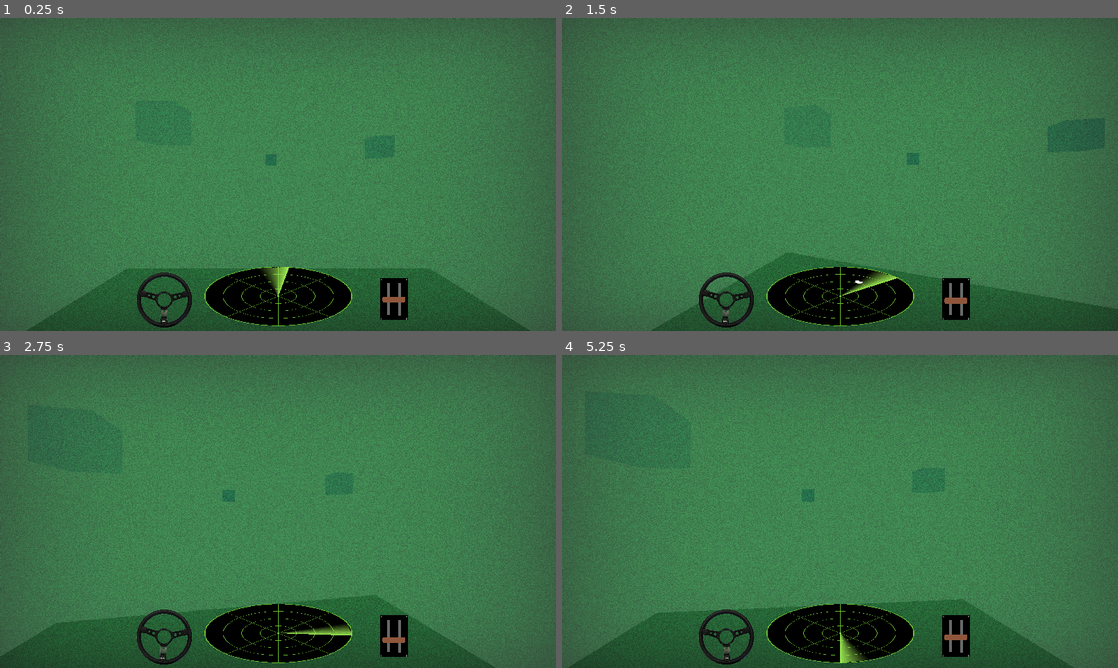
Above: before the commit, frames 1-4 (two rows, left to right).
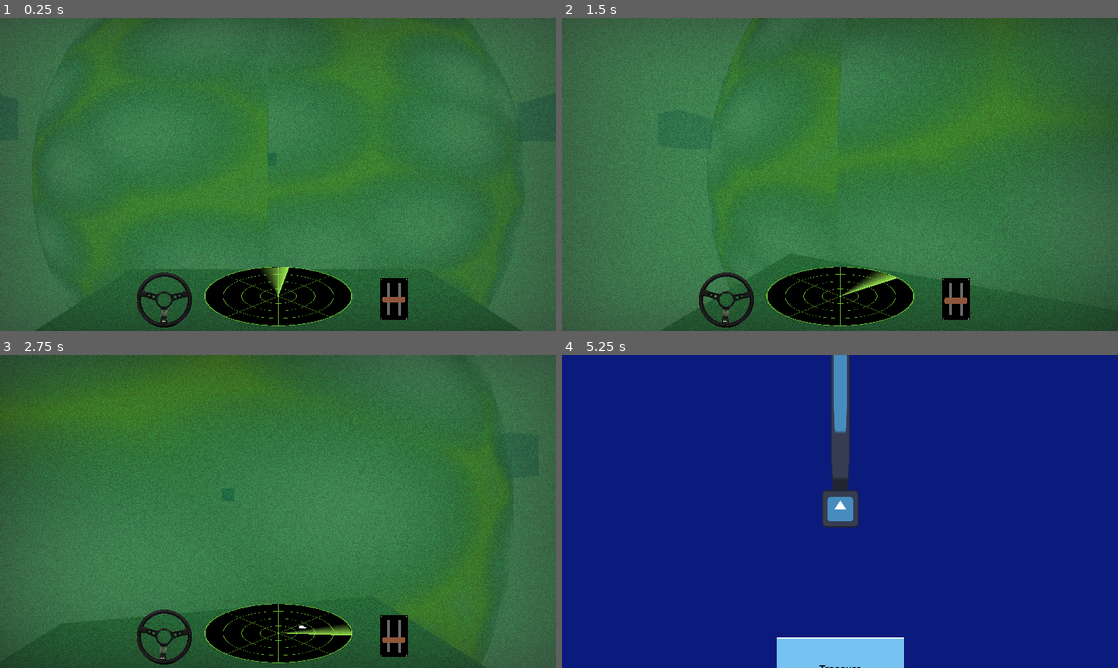
Above: after the commit, the same moments.

Repository: bmsheppard/spooky-szn-game
Game: Godot game, scene res://scenes/periscope.tscn
The game is run twice, just before and just after one commit, with the same random seed, the same clock (stepped at 60 frames per second) and the same inputs. The engine's default icon, where the game draws it, is replaced by a stand-in: a white triangle on a blue panel in a dark square.
Inputs (mouse positions are in pixels of both pictures, inside the frame that each line leads up to):
- Up to frame 1 (0.25 s): no input
- Up to frame 2 (1.5 s): move the mouse to (962, 158) at 0.52 s; hold D 0.53-1.28 s; hold Space 0.53-1.28 s; move the mouse to (728, 190) at 1.27 s; hold S from 1.28 s (still down); tap Space at 1.35 s
- Up to frame 3 (2.75 s): tap Space at 1.52, 1.82 s; move the mouse to (333, 442) at 2.02 s; release S at 2.03 s; hold D from 2.03 s (still down); hold Space from 2.03 s (still down)
- Up to frame 4 (5.25 s): move the mouse to (812, 574) at 2.77 s; release D at 2.78 s; release Space at 2.78 s; hold W 2.78-3.53 s; tap Space at 2.85, 3.02, 3.32, 4.35, 4.52, 4.82 s; move the mouse to (1006, 558) at 3.52 s; hold Space 3.53-4.28 s; hold A 3.53-5.03 s; move the mouse to (673, 464) at 4.27 s; move the mouse to (867, 511) at 5.02 s; hold S from 5.03 s (still down); hold Space from 5.03 s (still down)

The runs differ from the first frame. In frame 1, 15% of the frame differs, in the area x 5-94%, y 0-91%; in frame 2, 14%; in frame 3, 17%; in frame 4, 100%, in the area x 0-100%, y 0-100%.

Commit message:
safezone and claw minigame

Diff:
--- a/project.godot
+++ b/project.godot
@@ -15,6 +15,10 @@
 config/features=PackedStringArray("4.3", "Forward Plus")
 config/icon="res://icon.svg"
 
+[autoload]
+
+SignalBus="*res://scripts/signal_bus.gd"
+
 [display]
 
 window/size/viewport_width=1920
--- a/scenes/periscope.tscn
+++ b/scenes/periscope.tscn
@@ -12,6 +12,7 @@
 [ext_resource type="AudioStream" uid="uid://b6w2b6yvqhom5" path="res://assets/329915__carmsie__underwater-sounds-loopable.wav" id="10_2vmpd"]
 [ext_resource type="Script" path="res://scripts/ship.gd" id="11_c171r"]
 [ext_resource type="Script" path="res://scripts/camera.gd" id="12_j8tik"]
+[ext_resource type="PackedScene" uid="uid://d3iiio81ctyum" path="res://scenes/safezone.tscn" id="13_fid2q"]
 
 [sub_resource type="Environment" id="Environment_s2tm8"]
 fog_enabled = true
@@ -32,6 +33,8 @@
 
 [sub_resource type="BoxShape3D" id="BoxShape3D_gebbv"]
 size = Vector3(0, 10000, 0)
+
+[sub_resource type="BoxShape3D" id="BoxShape3D_478a3"]
 
 [sub_resource type="StandardMaterial3D" id="StandardMaterial3D_6m3fw"]
 
@@ -85,9 +88,8 @@
 
 [node name="sonar_sound" type="AudioStreamPlayer" parent="temp_gui/gui/sonar"]
 stream = ExtResource("8_mm24d")
-volume_db = -8.0
+volume_db = -20.0
 pitch_scale = 0.8
-autoplay = true
 
 [node name="WorldEnvironment" type="WorldEnvironment" parent="."]
 environment = SubResource("Environment_s2tm8")
@@ -109,12 +111,8 @@
 autoplay = true
 
 [node name="ship" type="Node3D" parent="."]
-transform = Transform3D(1, 0, 0, 0, 1, 0, 0, 0, 1, -0.0101995, -0.0312176, -0.0100555)
+transform = Transform3D(1, 0, 0, 0, 1, 0, 0, 0, 1, -0.0101995, -0.0312176, -10.8843)
 script = ExtResource("11_c171r")
-
-[node name="body" type="CSGBox3D" parent="ship"]
-transform = Transform3D(1, 0, 0, 0, 1, 0, 0, 0, 1, 0, 0.041, -0.121877)
-size = Vector3(0.513245, 0.330933, 0.447754)
 
 [node name="camera" type="Camera3D" parent="ship"]
 transform = Transform3D(1, 0, 0, 0, 1, 0, 0, 0, 1, 0, 0.364987, 0)
@@ -126,6 +124,35 @@
 target_position = Vector3(0, 0, -200)
 debug_shape_custom_color = Color(0.986241, 0.433222, 5.77569e-07, 1)
 
+[node name="temp_shape" type="CSGBox3D" parent="ship"]
+transform = Transform3D(1, 0, 0, 0, 1, 0, 0, 0, 1, 0, 0.04, -0.12)
+size = Vector3(0.5, 0.33, 0.45)
+
+[node name="Area3D" type="Area3D" parent="ship"]
+
+[node name="CollisionShape3D" type="CollisionShape3D" parent="ship/Area3D"]
+shape = SubResource("BoxShape3D_478a3")
+
+[node name="start_minigame_text" type="RichTextLabel" parent="ship"]
+visible = false
+anchors_preset = 8
+anchor_left = 0.5
+anchor_top = 0.5
+anchor_right = 0.5
+anchor_bottom = 0.5
+offset_left = -0.5
+offset_top = -23.0
+offset_right = 499.5
+offset_bottom = 477.0
+grow_horizontal = 2
+grow_vertical = 2
+size_flags_horizontal = 3
+size_flags_vertical = 3
+theme_override_font_sizes/normal_font_size = 40
+text = "Press Spacebar
+To search for note"
+fit_content = true
+
 [node name="environment" type="Node3D" parent="."]
 
 [node name="ground" type="CSGBox3D" parent="environment"]
@@ -135,14 +162,14 @@
 material = SubResource("StandardMaterial3D_6m3fw")
 
 [node name="cube2" type="CSGBox3D" parent="environment"]
-transform = Transform3D(1, 0, 0, 0, 1, 0, 0, 0, 1, -31.5443, 14.2364, -57.7692)
+transform = Transform3D(1, 0, 0, 0, 1, 0, 0, 0, 1, -70.3825, 14.2364, -57.7692)
 use_collision = true
 collision_mask = 0
 size = Vector3(10, 10, 10)
 material = SubResource("StandardMaterial3D_6m3fw")
 
 [node name="cube3" type="CSGBox3D" parent="environment"]
-transform = Transform3D(1, 0, 0, 0, 1, 0, 0, 0, 1, 51.3578, 14.2364, -104.421)
+transform = Transform3D(1, 0, 0, 0, 1, 0, 0, 0, 1, 68.8164, 14.2364, -60.8204)
 use_collision = true
 collision_mask = 0
 size = Vector3(10, 10, 10)
@@ -154,3 +181,11 @@
 collision_mask = 0
 size = Vector3(10, 10, 10)
 material = SubResource("StandardMaterial3D_6m3fw")
+
+[node name="safezones" type="Node" parent="."]
+
+[node name="safezone" parent="safezones" instance=ExtResource("13_fid2q")]
+transform = Transform3D(1, 0, 0, 0, 1, 0, 0, 0, 1, 0, 0, -76.3624)
+
+[connection signal="area_entered" from="ship/Area3D" to="ship" method="_on_area_3d_area_entered"]
+[connection signal="area_exited" from="ship/Area3D" to="ship" method="_on_area_3d_area_exited"]
--- /dev/null
+++ b/scenes/pickup_minigame.tscn
@@ -0,0 +1,64 @@
+[gd_scene load_steps=9 format=3 uid="uid://0myx3sqgvcdf"]
+
+[ext_resource type="Script" path="res://scripts/claw.gd" id="1_yn7p7"]
+[ext_resource type="Texture2D" uid="uid://ctoivwujc8pvl" path="res://icon.svg" id="2_mftpt"]
+[ext_resource type="Script" path="res://scripts/treasure.gd" id="3_8r7vf"]
+[ext_resource type="Texture2D" uid="uid://d2ifels0yvm8s" path="res://assets/temp_box.png" id="4_t1pei"]
+[ext_resource type="Script" path="res://scripts/target_area.gd" id="5_unqix"]
+
+[sub_resource type="CircleShape2D" id="CircleShape2D_uhhaf"]
+
+[sub_resource type="RectangleShape2D" id="RectangleShape2D_8080h"]
+size = Vector2(443, 212)
+
+[sub_resource type="RectangleShape2D" id="RectangleShape2D_gob24"]
+
+[node name="pickup_minigame" type="Node2D"]
+z_index = 20
+
+[node name="background" type="ColorRect" parent="."]
+anchors_preset = 15
+anchor_right = 1.0
+anchor_bottom = 1.0
+offset_right = 1920.0
+offset_bottom = 1080.0
+grow_horizontal = 2
+grow_vertical = 2
+color = Color(0.0438382, 0.106176, 0.492154, 1)
+
+[node name="claw" type="Node2D" parent="."]
+z_index = 5
+script = ExtResource("1_yn7p7")
+
+[node name="rope" type="Sprite2D" parent="claw"]
+texture = ExtResource("2_mftpt")
+
+[node name="hook" type="Area2D" parent="claw"]
+
+[node name="CollisionShape2D" type="CollisionShape2D" parent="claw/hook"]
+scale = Vector2(8, 8)
+shape = SubResource("CircleShape2D_uhhaf")
+
+[node name="Sprite2D" type="Sprite2D" parent="claw/hook"]
+position = Vector2(0, -705)
+scale = Vector2(0.5, 10)
+texture = ExtResource("2_mftpt")
+
+[node name="treasure" type="Area2D" parent="."]
+script = ExtResource("3_8r7vf")
+
+[node name="Sprite2D" type="Sprite2D" parent="treasure"]
+texture = ExtResource("4_t1pei")
+
+[node name="CollisionShape2D" type="CollisionShape2D" parent="treasure"]
+position = Vector2(-0.5, 0)
+shape = SubResource("RectangleShape2D_8080h")
+
+[node name="target_area" type="Area2D" parent="."]
+script = ExtResource("5_unqix")
+
+[node name="CollisionShape2D" type="CollisionShape2D" parent="target_area"]
+shape = SubResource("RectangleShape2D_gob24")
+
+[connection signal="area_entered" from="treasure" to="treasure" method="_on_area_entered"]
+[connection signal="area_entered" from="target_area" to="target_area" method="_on_area_entered"]
--- a/scenes/safezone.tscn
+++ b/scenes/safezone.tscn
@@ -1,12 +1,27 @@
-[gd_scene load_steps=3 format=3 uid="uid://d3iiio81ctyum"]
+[gd_scene load_steps=6 format=3 uid="uid://d3iiio81ctyum"]
+
+[ext_resource type="Script" path="res://scripts/safezone.gd" id="1_2expl"]
+[ext_resource type="Shader" uid="uid://b4fa1n8k5yd75" path="res://shaders/safezone.tres" id="1_b6rdr"]
 
 [sub_resource type="SphereShape3D" id="SphereShape3D_jy6nf"]
+radius = 50.0
+
+[sub_resource type="ShaderMaterial" id="ShaderMaterial_lpi0k"]
+render_priority = 0
+shader = ExtResource("1_b6rdr")
+shader_parameter/speed = 0.1
+shader_parameter/color = Color(1, 1, 0, 1)
 
 [sub_resource type="SphereMesh" id="SphereMesh_tu425"]
+lightmap_size_hint = Vector2i(1572, 787)
+material = SubResource("ShaderMaterial_lpi0k")
+radius = 50.0
+height = 100.0
 
 [node name="safezone" type="Node3D"]
 
 [node name="Area3D" type="Area3D" parent="."]
+script = ExtResource("1_2expl")
 
 [node name="CollisionShape3D" type="CollisionShape3D" parent="Area3D"]
 shape = SubResource("SphereShape3D_jy6nf")
@@ -14,3 +29,6 @@
 [node name="MeshInstance3D" type="MeshInstance3D" parent="Area3D"]
 mesh = SubResource("SphereMesh_tu425")
 skeleton = NodePath("../CollisionShape3D")
+
+[connection signal="area_entered" from="Area3D" to="Area3D" method="_on_area_entered"]
+[connection signal="area_exited" from="Area3D" to="Area3D" method="_on_area_exited"]
--- a/scripts/camera.gd
+++ b/scripts/camera.gd
@@ -4,7 +4,7 @@
 const LOOK_SPEED = 0.001
 const FOV  = 0.75
 
-func _process(delta):
+func _process(_delta):
 	rotation.y = clamp(rotation.y, -FOV, FOV)
 
 func _input(event):
--- /dev/null
+++ b/scripts/claw.gd
@@ -0,0 +1,12 @@
+extends Node2D
+
+func _ready():
+	var center = get_viewport_rect().size / 2
+	position = Vector2(center[0], center[1])
+
+# Called every frame. 'delta' is the elapsed time since the previous frame.
+func _process(delta):
+	if Input.is_key_pressed(KEY_SPACE):
+		position.y -= 1
+	else:
+		position.y += 1
--- /dev/null
+++ b/scripts/safezone.gd
@@ -0,0 +1,9 @@
+extends Area3D
+
+@onready var mesh = $MeshInstance3D
+
+func _on_area_entered(_area):
+	mesh.mesh.flip_faces = true
+
+func _on_area_exited(_area):
+	mesh.mesh.flip_faces = false
--- a/scripts/ship.gd
+++ b/scripts/ship.gd
@@ -1,6 +1,33 @@
 extends Node3D
 
-const SPEED = 0.05
+@onready var minigame_text = $start_minigame_text
+@onready var temp_gui = $"../temp_gui"
+@onready var signal_bus = $"../signal_bus"
 
-func _process(delta):
-	position += (transform.basis*Vector3.FORWARD*SPEED)
+var minigame = preload("res://scenes/pickup_minigame.tscn")
+var speed = 0.05
+
+func _ready():
+	SignalBus.restart_main_game.connect(restart_main_game)
+
+func _process(_delta):
+	position += (transform.basis*Vector3.FORWARD*speed)
+
+	if Input.is_key_pressed(KEY_SPACE) and minigame_text.visible:
+		start_minigame()
+
+func start_minigame():
+	minigame_text.visible = false
+	temp_gui.visible = false
+	speed = 0
+	add_child(minigame.instantiate())
+
+func restart_main_game():
+	temp_gui.visible = true
+	speed = 0.05
+
+func _on_area_3d_area_entered(_area):
+	minigame_text.visible = true
+
+func _on_area_3d_area_exited(_area):
+	minigame_text.visible = false
--- /dev/null
+++ b/scripts/signal_bus.gd
@@ -0,0 +1,3 @@
+extends Node
+
+signal restart_main_game
--- a/scripts/sonar.gd
+++ b/scripts/sonar.gd
@@ -4,7 +4,6 @@
 @onready var sonar_shape_3d = $"../../../ship/sonar_shape_3d"
 @onready var sonar_base = $sonar_base
 @onready var sonar_line: Sprite2D = $sonar_line
-@onready var sonar_sound = $sonar_sound
 
 const SONAR_HIT = preload("res://scenes/sonar_hit.tscn")
 
@@ -16,10 +15,6 @@
 	sonar_line.rotate(0.01)
 	sonar_shape_3d.rotate(Vector3.DOWN, 0.01)
 
-	#if int(sonar_line.rotation_degrees)%360 < 2:
-		#sonar_sound.play()
-
-
 	for n in sonar_shape_3d.get_collision_count():
 		var distance = ship.global_position.distance_to(sonar_shape_3d.get_collision_point(n))
 		var distance_2d = (distance / MAX_DISTANCE_3D) * MAX_DISTANCE_2D * -1
--- a/scripts/sonar_hit.gd
+++ b/scripts/sonar_hit.gd
@@ -2,7 +2,7 @@
 
 @onready var sprite_2d = $Sprite2D
 
-func _process(delta):
+func _process(_delta):
 	sprite_2d.modulate.a -= 0.01
 	if sprite_2d.modulate.a <= 0:
 		queue_free()
--- a/scripts/steering.gd
+++ b/scripts/steering.gd
@@ -10,7 +10,7 @@
 const RISE_RATE = 0.1
 
 
-func _input(event):
+func _input(_event):
 	if Input.is_key_pressed(KEY_A):
 		wheel.rotate(-0.01)
 		wheel.rotation = clamp(wheel.rotation, -1*MAX_TURN, MAX_TURN)
--- /dev/null
+++ b/scripts/target_area.gd
@@ -0,0 +1,12 @@
+extends Area2D
+@onready var collision = $CollisionShape2D
+@onready var treasure = $"../treasure"
+
+func _ready():
+	var viewport = get_viewport_rect().size
+	collision.shape.size = Vector2(viewport[0], viewport[1] / 4)
+
+func _on_area_entered(_area):
+	if treasure.attached:
+		SignalBus.restart_main_game.emit()
+		self.get_parent().queue_free()
--- /dev/null
+++ b/scripts/treasure.gd
@@ -0,0 +1,15 @@
+extends Area2D
+
+@onready var hook = $"../claw/hook"
+var attached = false
+
+func _ready():
+	var viewport = get_viewport_rect().size
+	position = Vector2(viewport[0] / 2, viewport[1])
+
+func _process(delta):
+	if attached:
+		global_position = hook.global_position
+
+func _on_area_entered(area):
+	attached = true
--- a/shaders/safezone.gdshader
+++ /dev/null
@@ -1,102 +0,0 @@
-shader_type canvas_item;
-
-const float MPI = 1.5707966326;
-
-const int STEPS = 20;
-
-const float LOWER_LIMIT = 0.01;
-
-uniform float zoom_out : hint_range(1.0, 10.0) = 1.0;
-
-uniform float border_decay : hint_range(0.0, 0.99) = 0.6;
-
-uniform vec4 shield_tint : hint_color = vec4(0.407843, 0.564706, 0.729412, 0.768627);
-
-uniform vec4 shield_saturation : hint_color = vec4(1., 1., 1., .76);
-
-uniform float attack_angle : hint_range(-6.283185, 6.283185) = 0.;
-
-uniform float attack_penetration : hint_range(0., 0.9) = 0.2;
-
-uniform float attack_radius : hint_range(0., 3.) = 0.2;
-
-uniform float attack_amplitude : hint_range(0., 1.) = 0.1;
-
-uniform float wave_speed : hint_range(2., 40.) = 16.;
-
-uniform float wave_num : hint_range(10., 40.) = 17.;
-
-uniform sampler2D noise_texture;
-
-uniform float noise_speed : hint_range(1.0, 10.0) = 3.;
-
-uniform float noise_amplitude : hint_range(0.01, 1.) = 0.89;
-
-uniform float noise_deformation : hint_range(1., 300.) = 100.;
-
-float compute_z_radius(vec2 pos, float r) {
-	vec3 o = vec3(pos, -1.);
-	return -sqrt(1. - dot(o, o) + (r * r));
-}
-
-float compute_front_z(vec2 pos) {
-	vec3 p = vec3(pos, -1.);
-	return (-sqrt(2. - dot(p, p)));
-}
-
-void fragment() {
-	// Sphere computation
-	vec2 current_pos = (UV - 0.5) * (2.0 * zoom_out);
-	float len = length(current_pos);
-	vec2 attack_direction = vec2(cos(attack_angle), sin(attack_angle));
-	vec4 noise_texel = texture(noise_texture, current_pos + TIME * attack_direction * noise_speed);
-	vec4 noise_amount = (noise_texel * (1. - noise_amplitude)) + noise_amplitude;
-	float noise_mask = (noise_amount.r + noise_amount.g + noise_amount.b) / 3.0;
-	float amplitude_decay = (1. + attack_amplitude) * border_decay * noise_mask;
-	float border_mask = clamp(len - amplitude_decay, 0., 1. - border_decay) / (1. - border_decay);
-	float mask = clamp(ceil(noise_mask * (1. + attack_amplitude) - len), 0., 1.);
-	vec4 shield_color = mix(shield_saturation, shield_tint, 1. - border_mask) * mask;
-	vec2 deformation_mask = (noise_texel.rg - vec2(.5)) * 2. * mask;
-
-	// Waves
-	if(len <= 1. + attack_amplitude) {
-		vec2 attack_norm = attack_direction * (1. - attack_penetration);
-		vec3 attack_position = vec3(attack_norm, compute_front_z(attack_norm));
-		float retained_len = 0.;
-		float retained_intensity = 0.;
-		float z_step = compute_z_radius(current_pos, 1. + attack_amplitude);
-		float hdiff = 1. + attack_amplitude;
-		float min_diff = hdiff;
-		int step_id = STEPS;
-		for(int i = 0; i < STEPS; ++i) {
-			vec3 current_projection = vec3(current_pos, z_step);
-			vec3 pos_on_surface = normalize(current_projection);
-			float att_len = length(attack_position - pos_on_surface);
-			if(att_len < attack_radius) {
-				float intensity = (cos(att_len * wave_num - TIME * wave_speed) + 1.)/2. * cos((att_len / attack_radius) * MPI);
-				hdiff = abs(length(current_projection) - 1. - (intensity * attack_amplitude));
-				if(hdiff < min_diff) {
-					retained_intensity = intensity;
-					retained_len = att_len;
-					min_diff = hdiff;
-					if (hdiff < LOWER_LIMIT) {
-						break;
-					}
-				}
-
-				float extra = pos_on_surface.z * (1. + (intensity * attack_amplitude));
-				z_step += (extra - z_step) * (1. - (float(i) / float(STEPS)));
-			} else {
-				break;
-			}
-		}
-		if ((hdiff < LOWER_LIMIT) || ((step_id == STEPS) && (min_diff < (1.0 + attack_amplitude)))) {
-			float attenuation = cos(((1. - (len / attack_radius))) * MPI);
-			shield_color = mask*mix(shield_color, shield_saturation, retained_intensity);
-			deformation_mask = mask*mix(current_pos * (1. - retained_intensity), deformation_mask, cos(((1. - (len / attack_radius))) * MPI));
-		}
-	}
-
-	vec4 screen_color = texture(SCREEN_TEXTURE, SCREEN_UV + (noise_deformation * deformation_mask * SCREEN_PIXEL_SIZE));
-	COLOR = vec4(mix(screen_color.rgb, shield_color.rgb, shield_color.a), 1.0);
-}
--- /dev/null
+++ b/shaders/safezone.tres
@@ -0,0 +1,149 @@
+[gd_resource type="VisualShader" load_steps=12 format=3 uid="uid://b4fa1n8k5yd75"]
+
+[sub_resource type="VisualShaderNodeFloatOp" id="VisualShaderNodeFloatOp_swy6u"]
+default_input_values = [0, 0.0, 1, 2.0]
+operator = 2
+
+[sub_resource type="FastNoiseLite" id="FastNoiseLite_bi0y3"]
+noise_type = 2
+fractal_type = 0
+cellular_distance_function = 1
+cellular_jitter = 0.6
+
+[sub_resource type="NoiseTexture2D" id="NoiseTexture2D_d67u5"]
+width = 2048
+height = 2048
+noise = SubResource("FastNoiseLite_bi0y3")
+
+[sub_resource type="VisualShaderNodeTexture" id="VisualShaderNodeTexture_xsia0"]
+texture = SubResource("NoiseTexture2D_d67u5")
+
+[sub_resource type="VisualShaderNodeUVFunc" id="VisualShaderNodeUVFunc_muq3c"]
+default_input_values = [1, Vector2(0.1, 0.1), 2, Vector2(0, 0)]
+
+[sub_resource type="VisualShaderNodeInput" id="VisualShaderNodeInput_qbobp"]
+input_name = "time"
+
+[sub_resource type="VisualShaderNodeFloatParameter" id="VisualShaderNodeFloatParameter_sxvik"]
+parameter_name = "speed"
+default_value_enabled = true
+default_value = 0.1
+
+[sub_resource type="VisualShaderNodeFloatOp" id="VisualShaderNodeFloatOp_dviqi"]
+operator = 2
+
+[sub_resource type="VisualShaderNodeColorParameter" id="VisualShaderNodeColorParameter_tvaeu"]
+expanded_output_ports = [0]
+parameter_name = "color"
+default_value_enabled = true
+default_value = Color(0.43336, 0.683468, 0.875529, 0.596078)
+
+[sub_resource type="VisualShaderNodeColorOp" id="VisualShaderNodeColorOp_ynbkn"]
+operator = 4
+
+[sub_resource type="VisualShaderNodeVectorDecompose" id="VisualShaderNodeVectorDecompose_vgtvi"]
+
+[resource]
+code = "shader_type spatial;
+render_mode blend_mix, depth_draw_opaque, cull_back, diffuse_lambert, specular_schlick_ggx;
+
+uniform float speed = 0.10000000149012;
+uniform sampler2D tex_frg_2;
+uniform vec4 color : source_color = vec4(0.433360, 0.683468, 0.875529, 0.596078);
+
+
+
+void fragment() {
+// Input:4
+	float n_out4p0 = TIME;
+
+
+// FloatParameter:5
+	float n_out5p0 = speed;
+
+
+// FloatOp:6
+	float n_out6p0 = n_out4p0 * n_out5p0;
+
+
+// UVFunc:3
+	vec2 n_in3p1 = vec2(0.10000, 0.10000);
+	vec2 n_out3p0 = vec2(n_out6p0) * n_in3p1 + UV;
+
+
+// Texture2D:2
+	vec4 n_out2p0 = texture(tex_frg_2, n_out3p0);
+
+
+// ColorParameter:7
+	vec4 n_out7p0 = color;
+
+
+	vec3 n_out8p0;
+// ColorOp:8
+	{
+		float base = vec3(n_out2p0.xyz).x;
+		float blend = vec3(n_out7p0.xyz).x;
+		if (base < 0.5) {
+			n_out8p0.x = 2.0 * base * blend;
+		} else {
+			n_out8p0.x = 1.0 - 2.0 * (1.0 - blend) * (1.0 - base);
+		}
+	}
+	{
+		float base = vec3(n_out2p0.xyz).y;
+		float blend = vec3(n_out7p0.xyz).y;
+		if (base < 0.5) {
+			n_out8p0.y = 2.0 * base * blend;
+		} else {
+			n_out8p0.y = 1.0 - 2.0 * (1.0 - blend) * (1.0 - base);
+		}
+	}
+	{
+		float base = vec3(n_out2p0.xyz).z;
+		float blend = vec3(n_out7p0.xyz).z;
+		if (base < 0.5) {
+			n_out8p0.z = 2.0 * base * blend;
+		} else {
+			n_out8p0.z = 1.0 - 2.0 * (1.0 - blend) * (1.0 - base);
+		}
+	}
+
+
+// VectorDecompose:9
+	float n_out9p0 = vec3(n_out2p0.xyz).x;
+	float n_out9p1 = vec3(n_out2p0.xyz).y;
+	float n_out9p2 = vec3(n_out2p0.xyz).z;
+
+
+// FloatOp:10
+	float n_in10p1 = 2.00000;
+	float n_out10p0 = n_out9p0 * n_in10p1;
+
+
+// Output:0
+	ALBEDO = n_out8p0;
+	ALPHA = n_out10p0;
+
+
+}
+"
+nodes/fragment/2/node = SubResource("VisualShaderNodeTexture_xsia0")
+nodes/fragment/2/position = Vector2(-1080, 200)
+nodes/fragment/3/node = SubResource("VisualShaderNodeUVFunc_muq3c")
+nodes/fragment/3/position = Vector2(-1560, 480)
+nodes/fragment/4/node = SubResource("VisualShaderNodeInput_qbobp")
+nodes/fragment/4/position = Vector2(-2620, 540)
+nodes/fragment/5/node = SubResource("VisualShaderNodeFloatParameter_sxvik")
+nodes/fragment/5/position = Vector2(-2600, 800)
+nodes/fragment/6/node = SubResource("VisualShaderNodeFloatOp_dviqi")
+nodes/fragment/6/position = Vector2(-2060, 600)
+nodes/fragment/7/node = SubResource("VisualShaderNodeColorParameter_tvaeu")
+nodes/fragment/7/position = Vector2(-1520, 1000)
+nodes/fragment/8/node = SubResource("VisualShaderNodeColorOp_ynbkn")
+nodes/fragment/8/position = Vector2(-500, 360)
+nodes/fragment/9/node = SubResource("VisualShaderNodeVectorDecompose_vgtvi")
+nodes/fragment/9/position = Vector2(-640, 920)
+nodes/fragment/10/node = SubResource("VisualShaderNodeFloatOp_swy6u")
+nodes/fragment/10/position = Vector2(-200, 860)
+nodes/fragment/connections = PackedInt32Array(3, 0, 2, 0, 4, 0, 6, 0, 5, 0, 6, 1, 6, 0, 3, 2, 2, 0, 8, 0, 7, 0, 8, 1, 2, 0, 9, 0, 9, 0, 10, 0, 10, 0, 0, 1, 8, 0, 0, 0)
Binary file added: assets/temp_box.png
Not shown, added: assets/temp_box.png.import
Not shown: 1 places in scenes/periscope.tscn that only renumber resources
